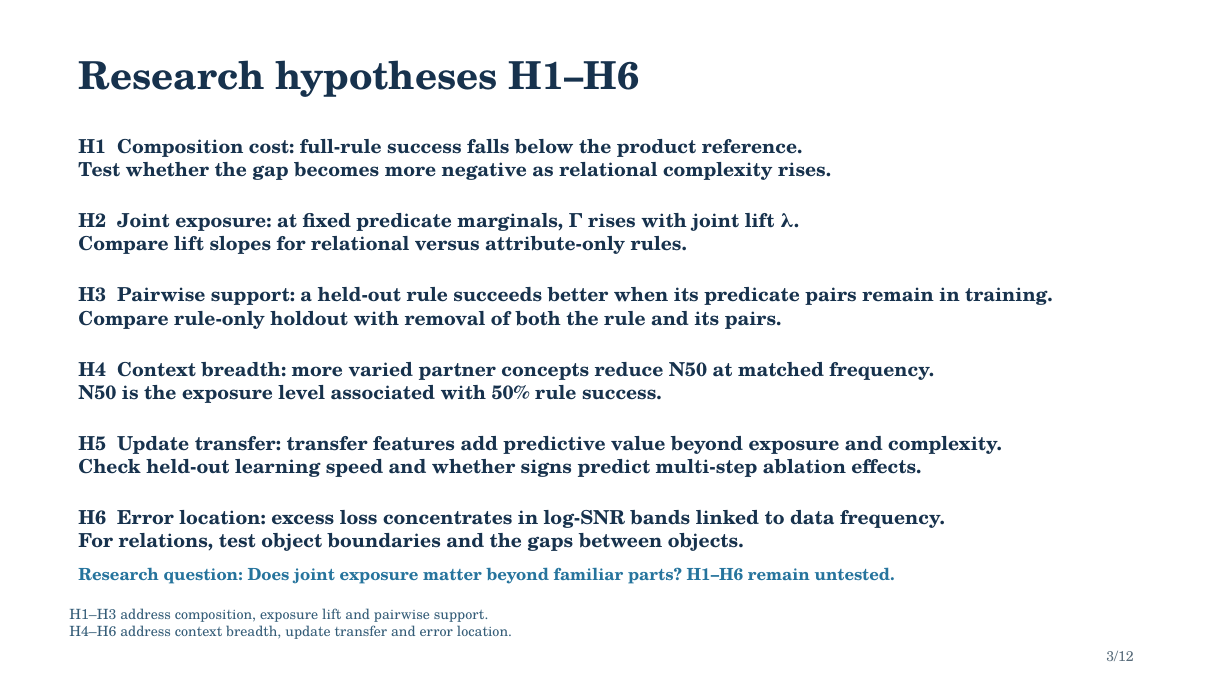
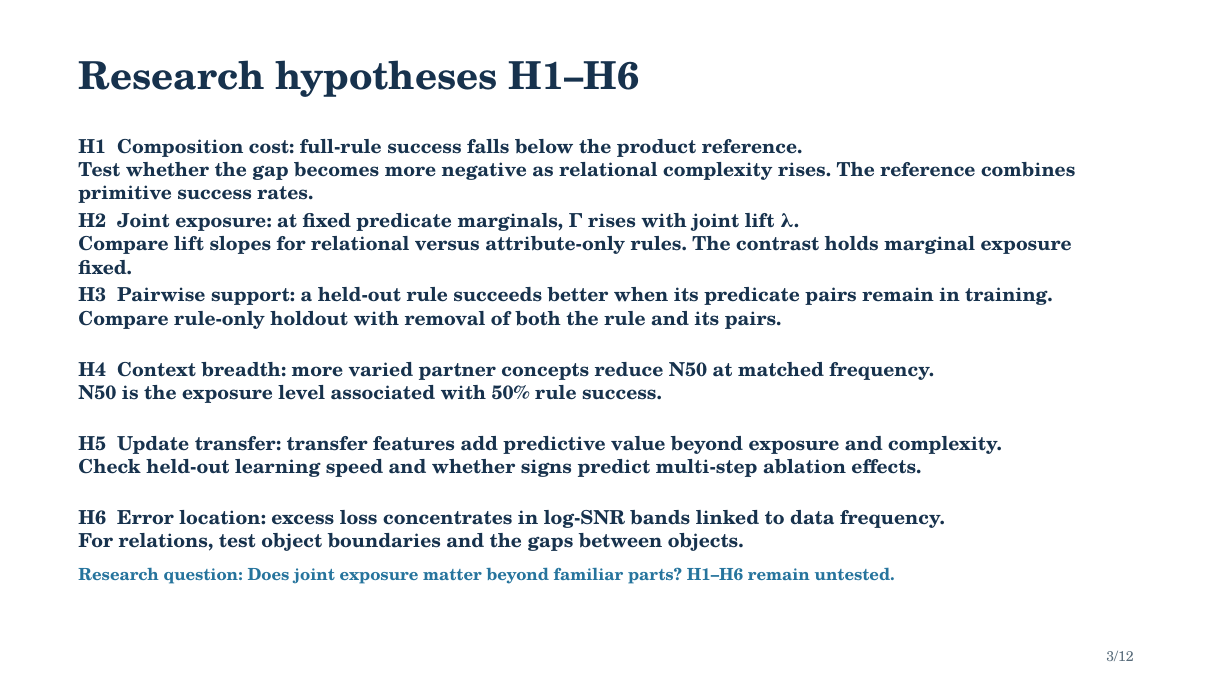
Before and after one commit to Space-Dev0/muadib, a slide deck: slide 3 of presentation/powerpoint/submission-final.pptx. Drawn at 1232x693 pixels with LibreOffice and Linux fonts; fonts in the diff are those of the drawing. Boxes give left, top, right and bottom in pixels: in the first picture for what was removed or moved away, otherwise in the second. Text is boxed around its words. In the diff, an @@ line names an element or a change of style, - is before the commit and + after.

```diff
--- a/presentation/powerpoint/submission-final.pptx
+++ b/presentation/powerpoint/submission-final.pptx
@@ text at [78, 162, 1075, 203]: text changed @@
-Test whether the gap becomes more negative as relational complexity rises.
+Test whether the gap becomes more negative as relational complexity rises. The reference combines primitive success rates.
@@ text at [78, 236, 1072, 275]: text changed @@
-Compare lift slopes for relational versus attribute-only rules.
+Compare lift slopes for relational versus attribute-only rules. The contrast holds marginal exposure fixed.
@@ text removed at [69, 608, 512, 639] @@
-H1–H3 address composition, exposure lift and pairwise support.
-H4–H6 address context breadth, update transfer and error location.
```
Also in this commit, not shown: 11 other slides changed, 2 other files.
